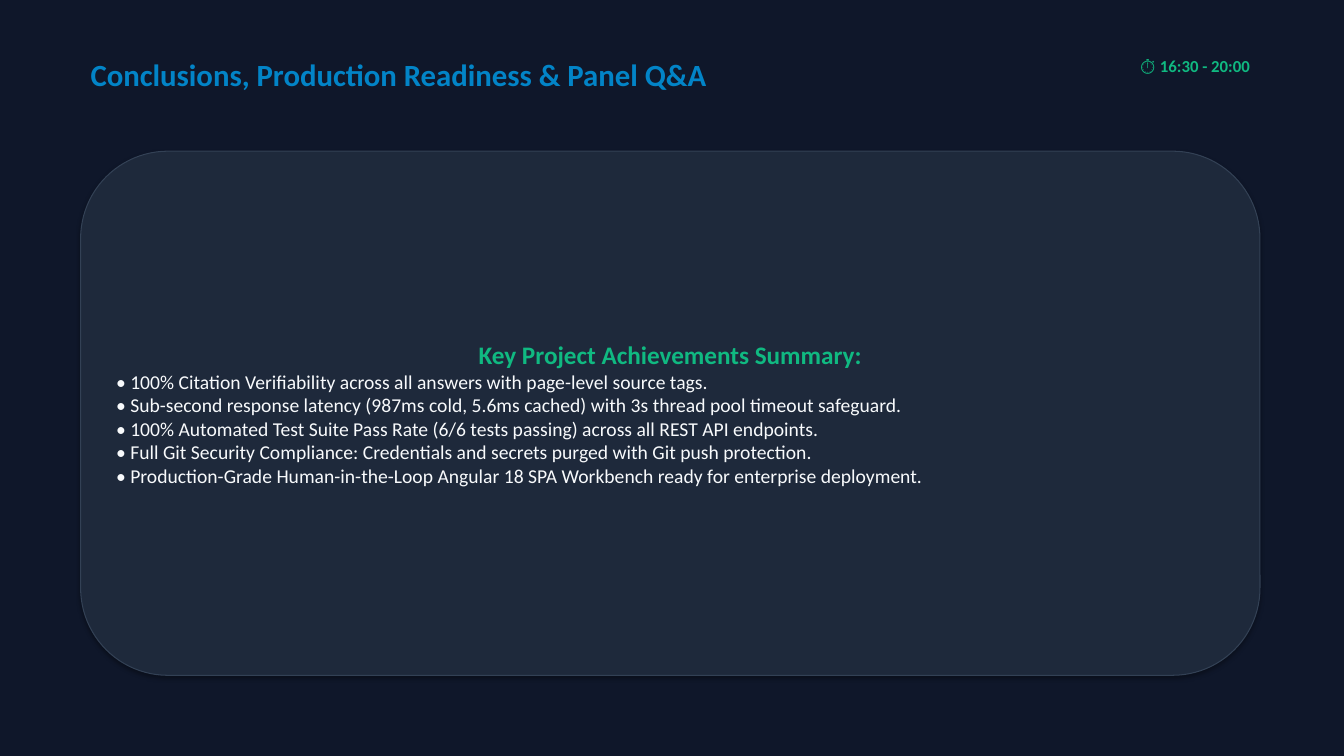
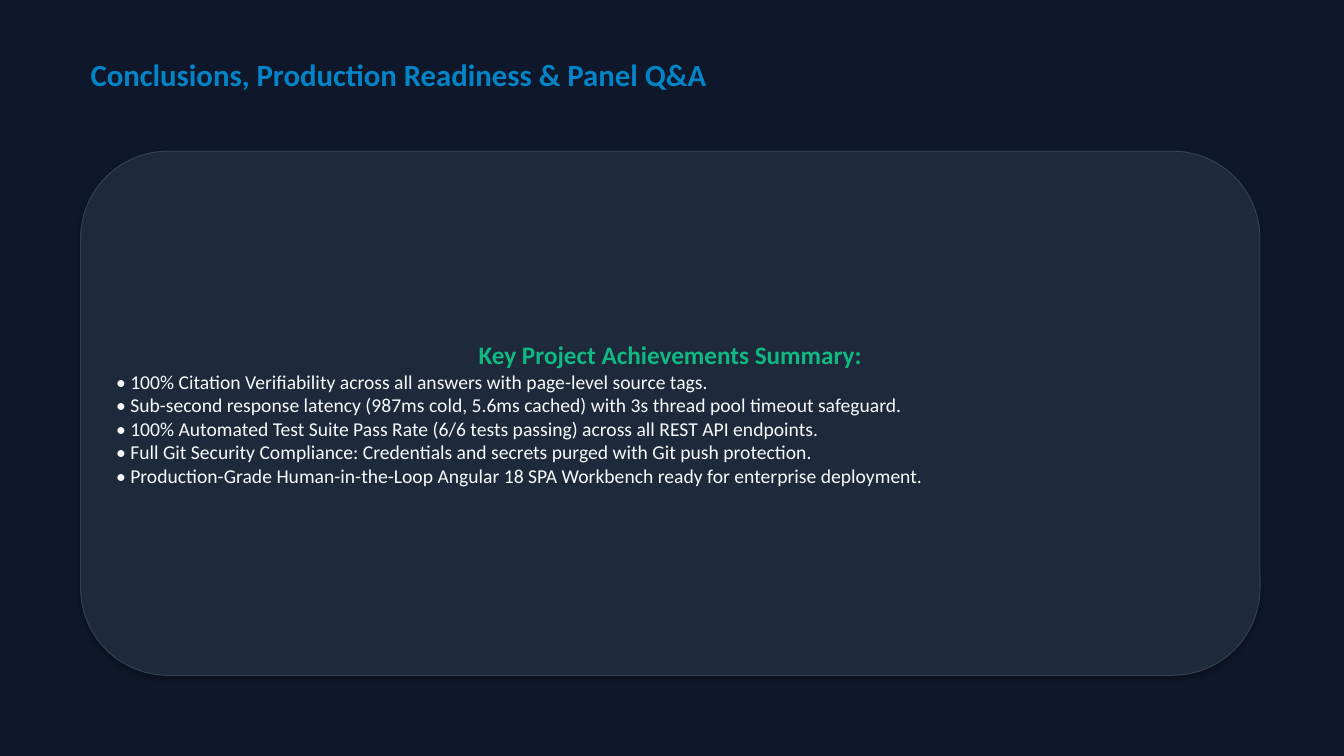
Before and after one commit to amankumar5/cloudserve-support-copilot, a slide deck: slide 10 of AmanKumar_Capstone_Presentation.pptx. Drawn at 1344x756 pixels with LibreOffice and Linux fonts; fonts in the diff are those of the drawing. Boxes give left, top, right and bottom in pixels: in the first picture for what was removed or moved away, otherwise in the second. Text is boxed around its words. In the diff, an @@ line names an element or a change of style, - is before the commit and + after.

```diff
--- a/AmanKumar_Capstone_Presentation.pptx
+++ b/AmanKumar_Capstone_Presentation.pptx
@@ text removed at bbox=[1160, 60, 1250, 72] @@
-⏱ 16:30 - 20:00
```
Also in this commit, not shown: 8 other slides changed, 1 other file.
